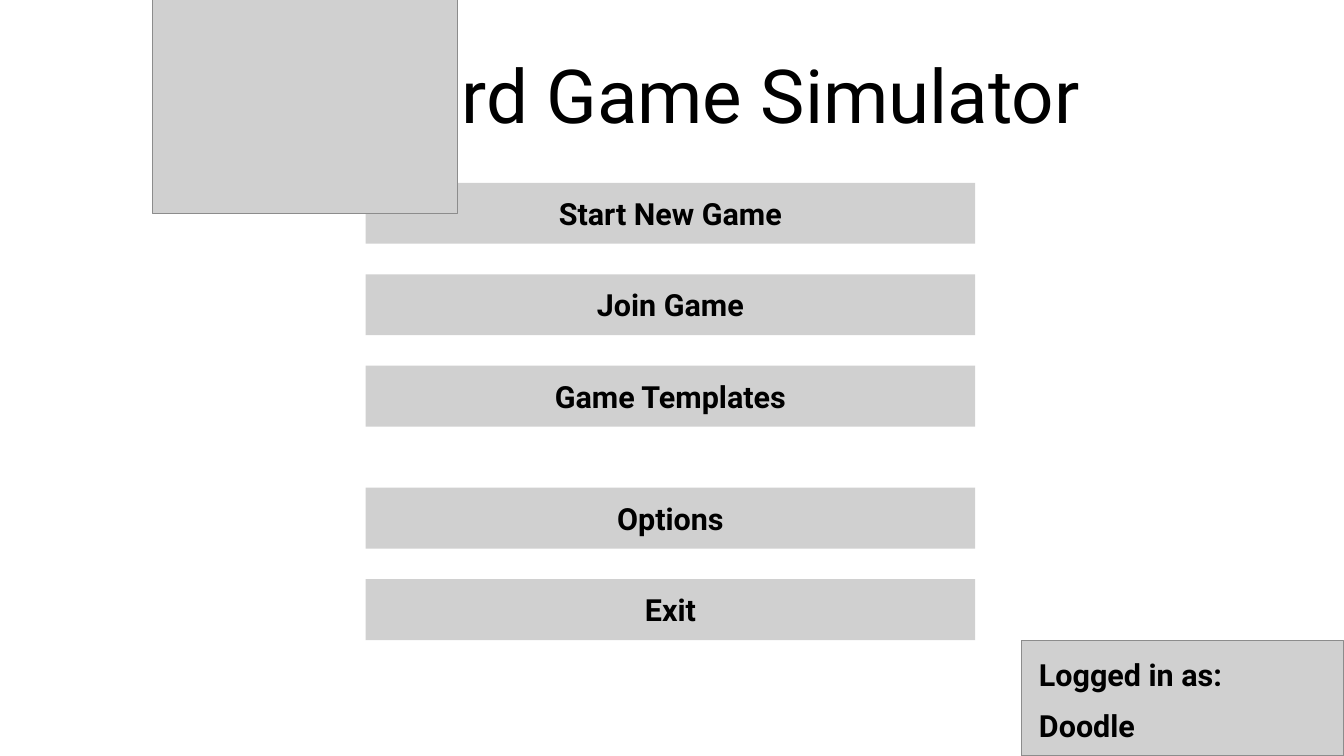
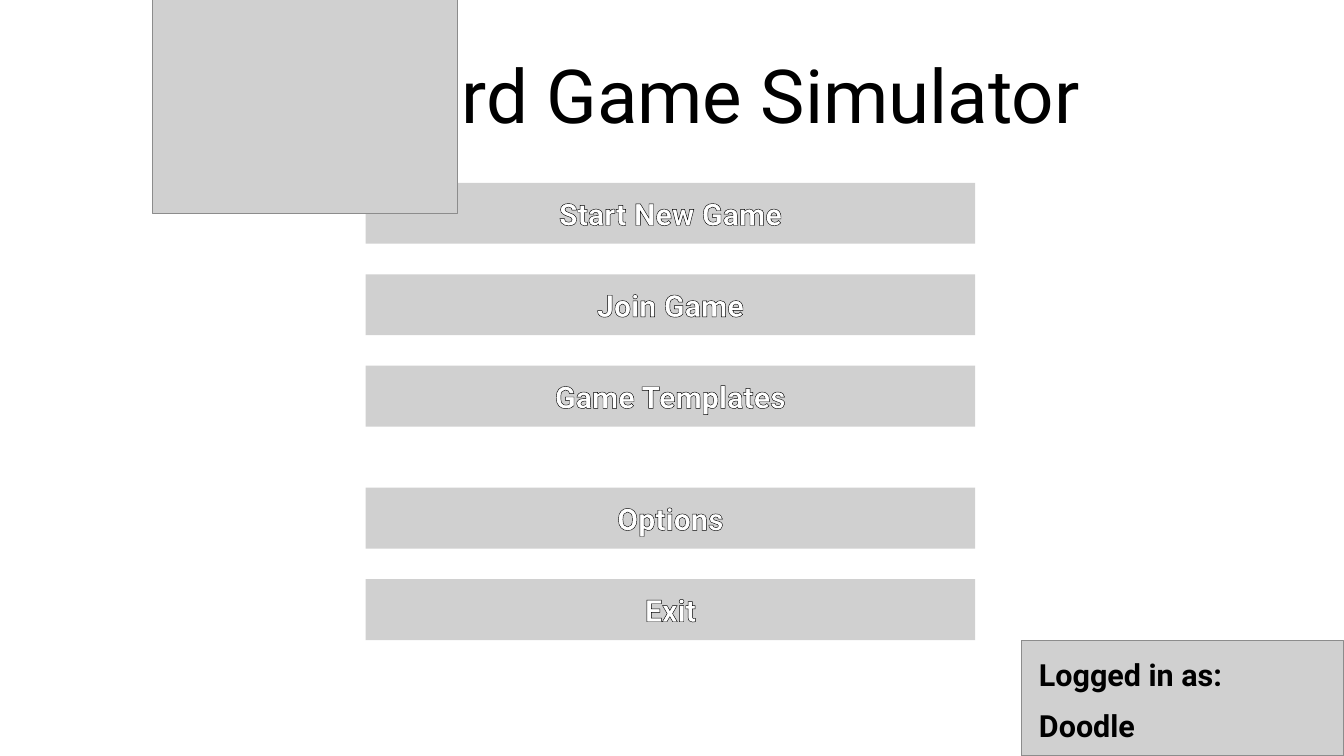
Before and after one commit to NyaaDoodle/card-game-simulator, a slide deck: slide 1 of Documents/Proposal Screen Sketches.odp. Drawn at 1344x756 pixels with LibreOffice and Linux fonts; fonts in the diff are those of the drawing; grey boxes stand for pictures; background and template pictures are left out. Boxes give left, top, right and bottom in pixels: in the first picture for what was removed or moved away, otherwise in the second. Text is boxed around its words. In the diff, an @@ line names an element or a change of style, - is before the commit and + after.

```diff
--- a/Documents/Proposal Screen Sketches.odp
+++ b/Documents/Proposal Screen Sketches.odp
@@ text colour #000000 to #FFFFFF, letter outline none to #000000 0.75 pt in 5 elements at [366, 183, 976, 244], [366, 274, 976, 335], [366, 366, 976, 427], [366, 488, 976, 549], [366, 579, 976, 640] @@
```
Also in this commit, not shown: 1 other slide changed, 4 slides added, 3 other files.
